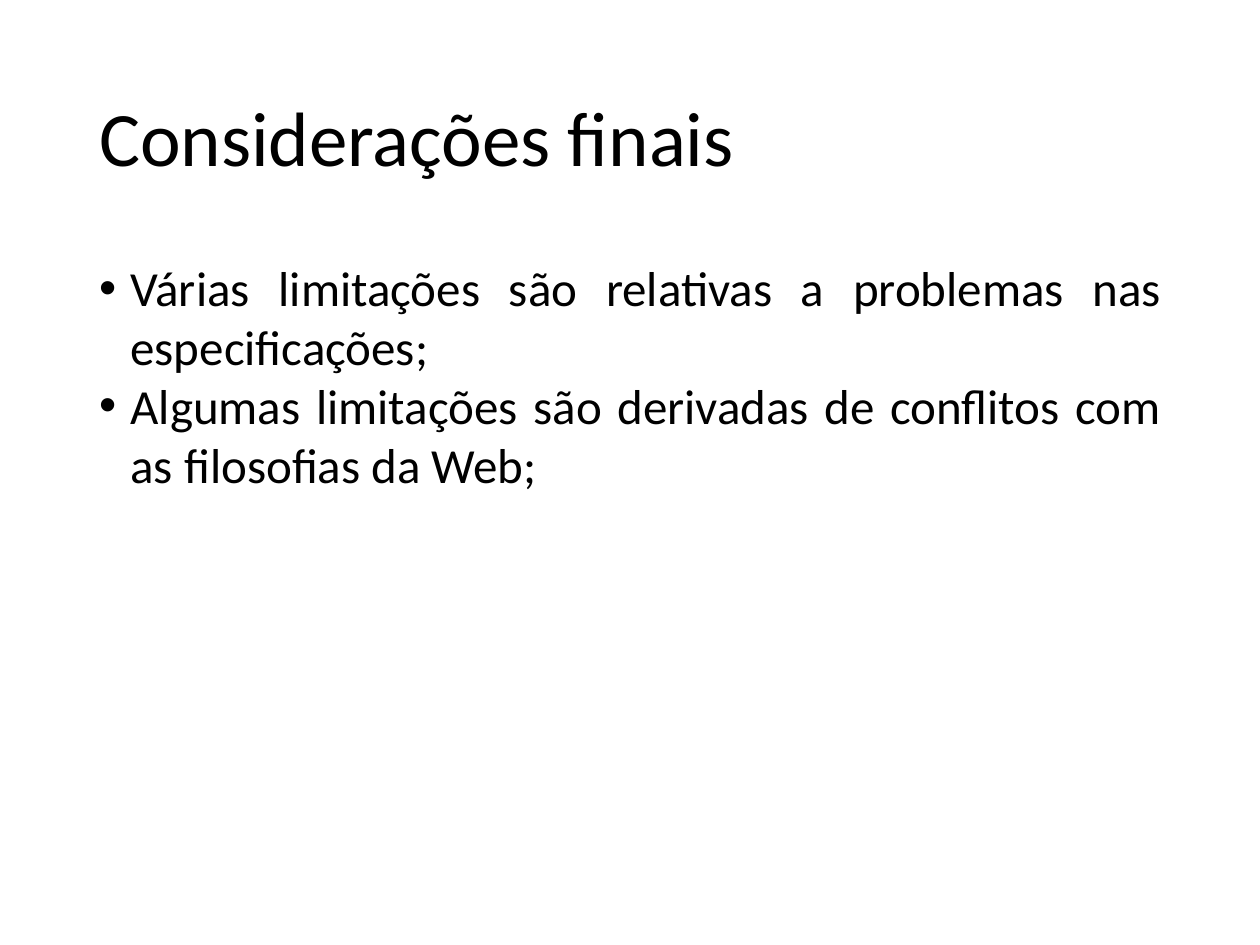
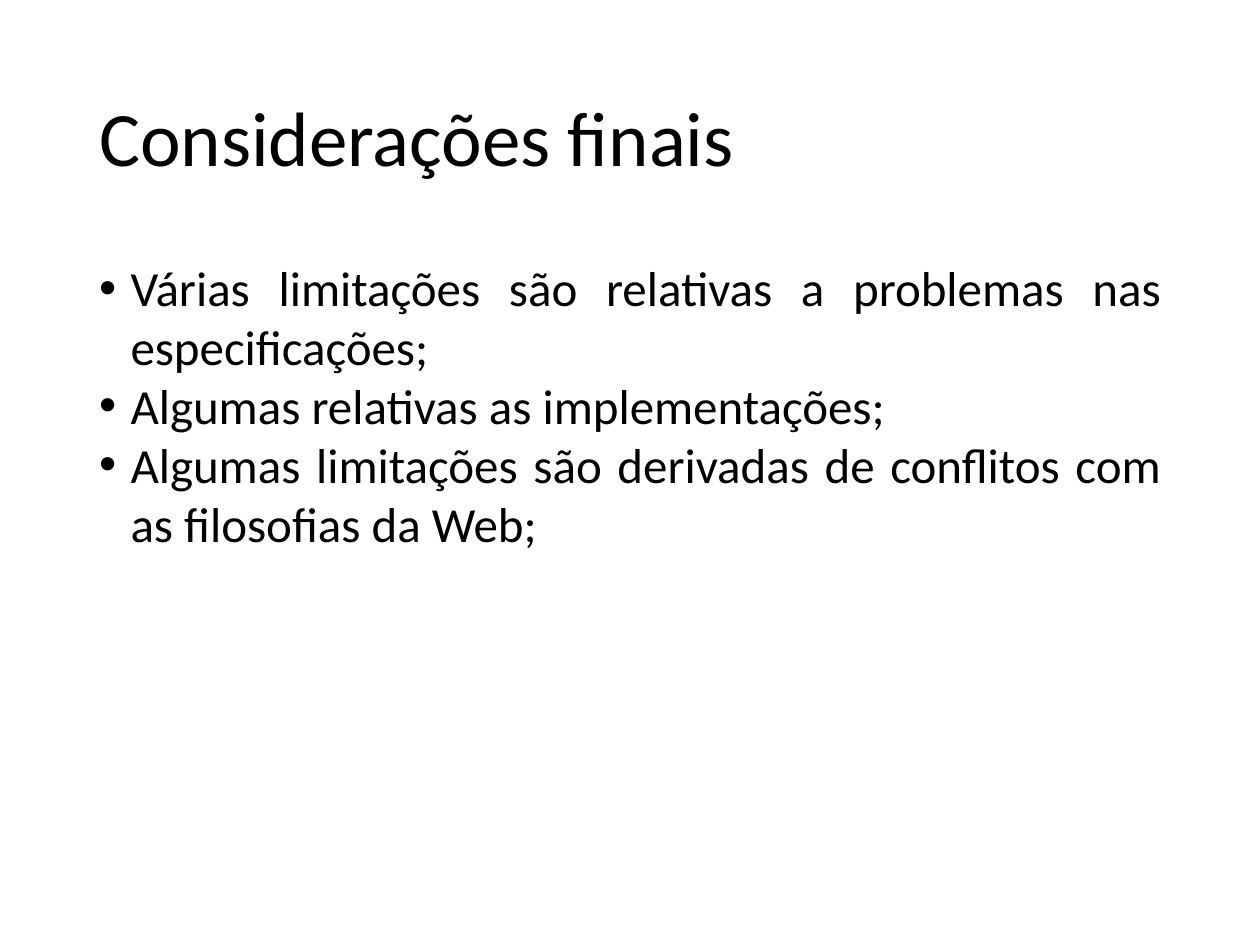
Before and after one commit to jeanCarloMachado/htmlLimitations, a slide deck: slide 22 of LimitacoesHTMLJogosMultiplataforma.odp. Drawn at 1260x945 pixels with LibreOffice and Linux fonts; fonts in the diff are those of the drawing; background and template pictures are left out. Boxes give left, top, right and bottom in pixels: in the first picture for what was removed or moved away, otherwise in the second. Text is boxed around its words. In the diff, an @@ line names an element or a change of style, - is before the commit and + after.

```diff
--- a/LimitacoesHTMLJogosMultiplataforma.odp
+++ b/LimitacoesHTMLJogosMultiplataforma.odp
@@ text at [131,390,885,433]: paragraph added @@
+• Algumas relativas as implementações;
```
Also in this commit, not shown: 3 other slides changed, 3 other files.
